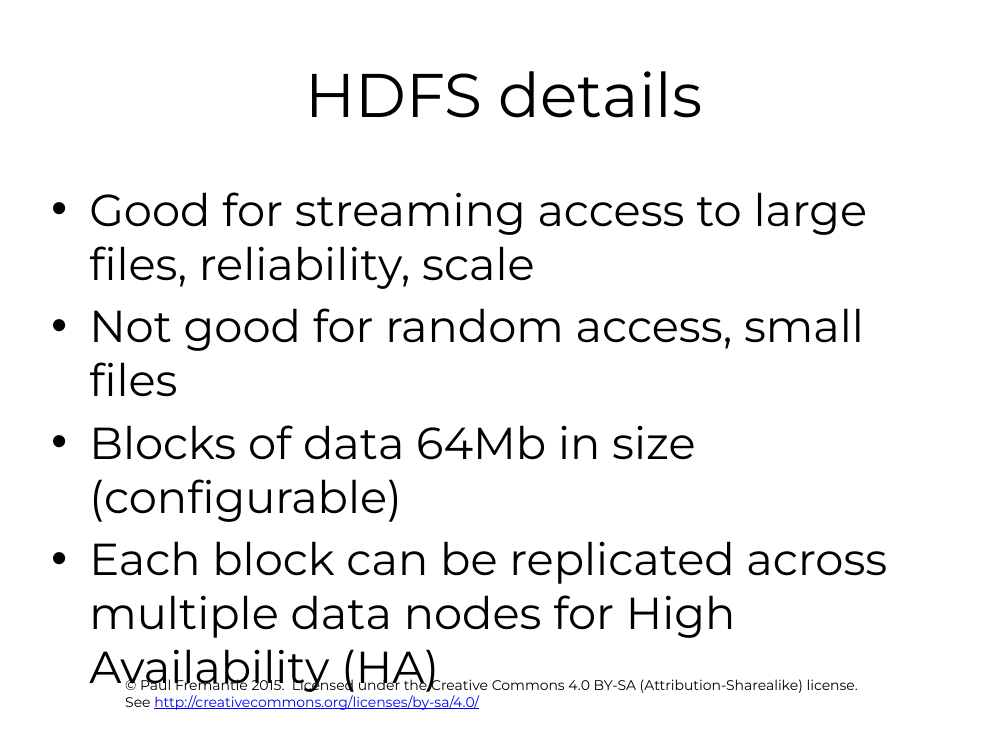
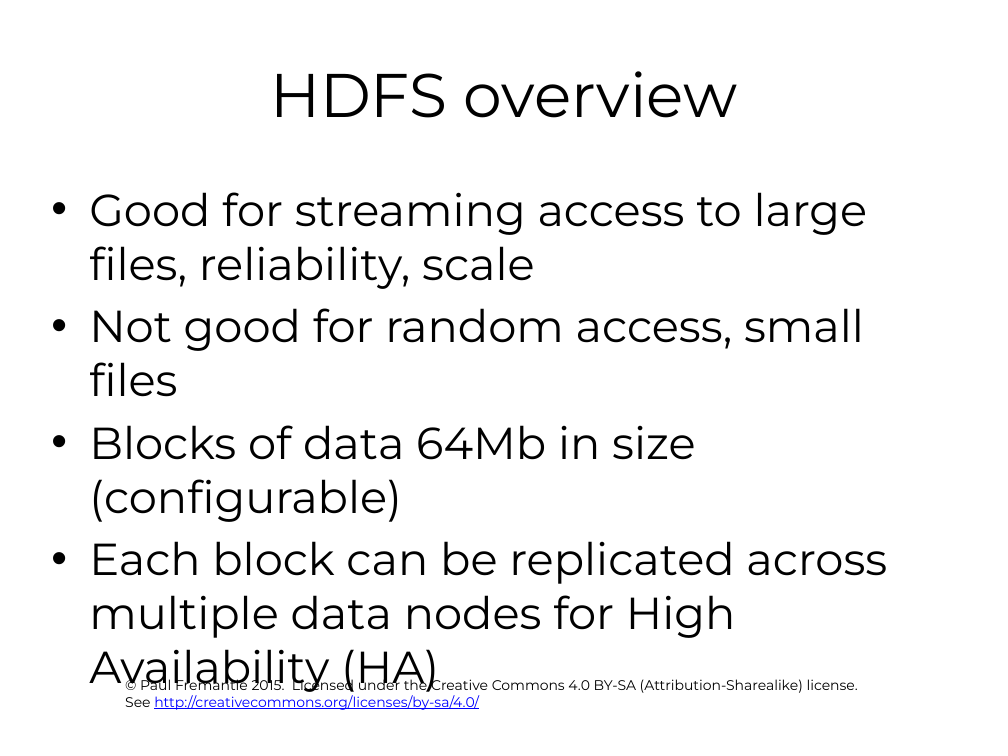
Before and after one commit to pzfreo/ox-clo, a slide deck: slide 15 of pres-source/05-hadoop.pptx (slide 13 before the commit). Drawn at 1008x756 pixels with LibreOffice and Linux fonts; fonts in the diff are those of the drawing; background and template pictures are left out. Boxes give left, top, right and bottom in pixels: in the first picture for what was removed or moved away, otherwise in the second. Text is boxed around its words. In the diff, an @@ line names an element or a change of style, - is before the commit and + after.

```diff
--- a/pres-source/05-hadoop.pptx
+++ b/pres-source/05-hadoop.pptx
@@ title at (x1=270, y1=71, x2=738, y2=118): text changed @@
-HDFS details
+HDFS overview
```
Also in this commit, not shown: 7 other slides changed, 7 slides added, 1 slide removed.
